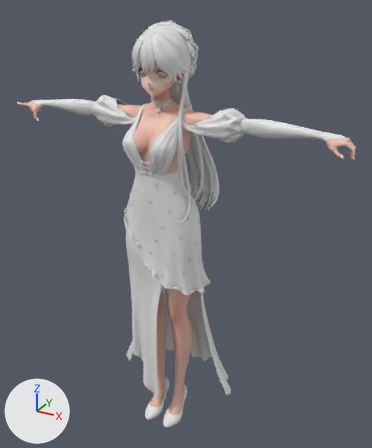
Renders of the glTF model unity/Assets/Authored/ots14/destined_love/model.gltf from each side of a commit.
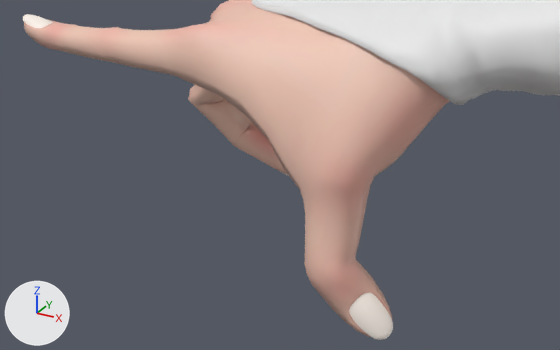
Old and new are each drawn whole from a 50 mm camera at (1.126, -1.831, 2.043) aimed at (0.035, 0.154, 1.051) and again close up from a 50 mm camera at (-0.627, -0.179, 1.631) aimed at (-0.731, 0.01, 1.537). The axes (+X, +Y, +Z) are drawn at lower left. The lights are the same throughout. The first two pictures are the older version. Objects named as collision shapes, trigger or cutter boxes, shadow casters or lower levels of detail are left out. Vertices at exactly the same position are counted once.

The first close-up shows 'ots14_destined_love_LOD0'.
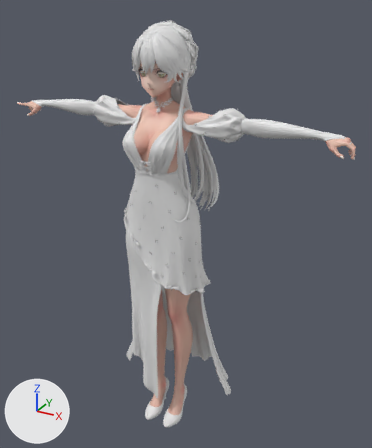
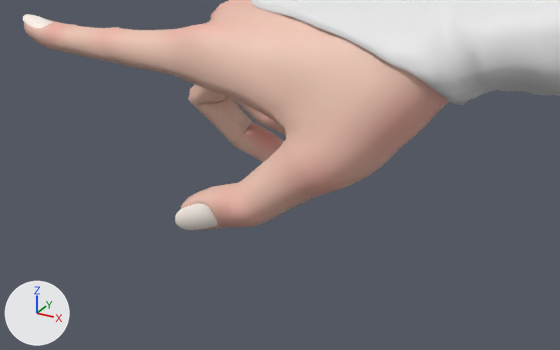
Location of each change, [x1, y1, x2, y2] in pixels of the close-ups (560 x 350 px; the box of a moved part takes in the faces that stretch with it):
'ots14_destined_love_LOD0', reshaped
    before: [23, 0, 560, 340]
    after: [23, 0, 560, 230]
part 1 of me_ots14_destined_love_lod0, moved or reshaped
    before: [265, 95, 393, 340]
    after: [175, 89, 366, 230]

What the commit changed:
me_ots14_destined_love_lod0 has 55848 vertices, 106507 faces and spans x -0.84..0.8, y -0.15..0.32, z 0.0..1.96.
me_ots14_destined_love_lod0 is used by ob_ots14_destined_love_lod0; location (0.0, 0.0, 0.0).
me_ots14_destined_love_lod0 part 1: 218 of the vertices in x -0.73..-0.69, y -0.01..0.01, z 1.5..1.55 are multiplied about their middle by the matrix ((0.099, 0.179, 0.967), (-0.494, 0.849, -0.107), (-0.85, -0.473, 0.175)), then moved by (-0.03, 0.0, 0.01).
